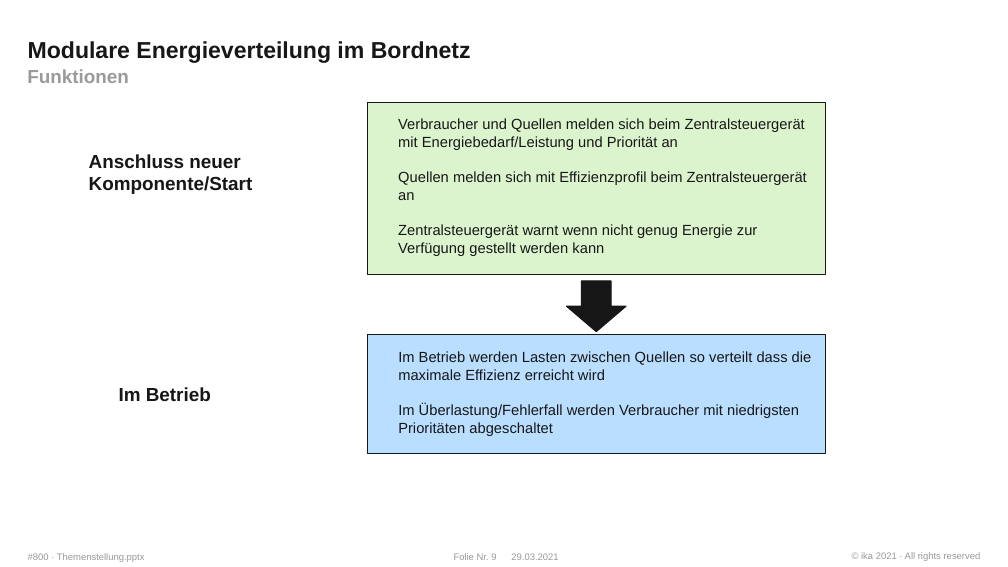
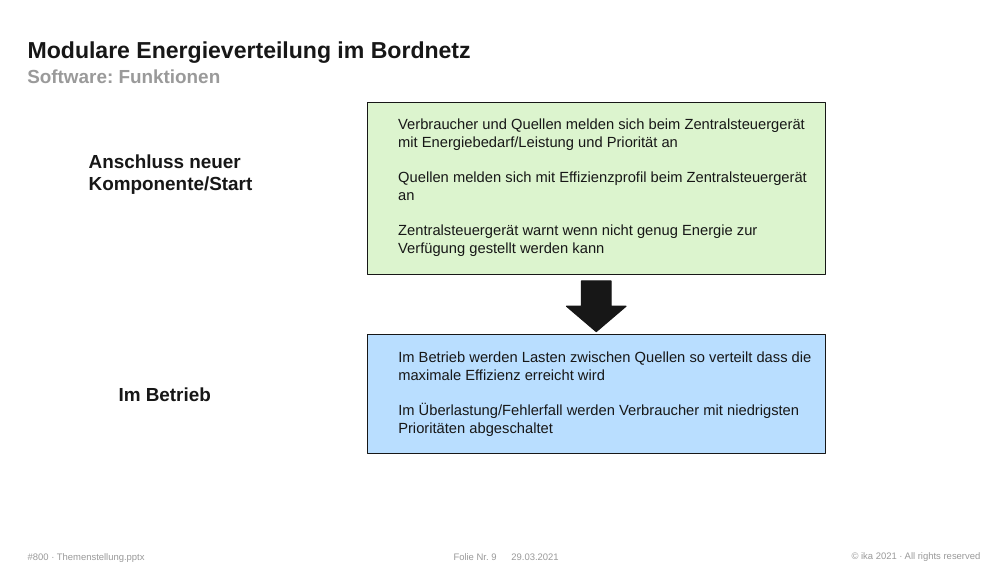
Before and after one commit to WhR4Ven/Diss_Dokument, a slide deck: slide 9 of Themenstellung.pptx. Drawn at 1008x567 pixels with LibreOffice and Linux fonts; fonts in the diff are those of the drawing; background and template pictures are left out. Boxes give left, top, right and bottom in pixels: in the first picture for what was removed or moved away, otherwise in the second. Text is boxed around its words. In the diff, an @@ line names an element or a change of style, - is before the commit and + after.

```diff
--- a/Themenstellung.pptx
+++ b/Themenstellung.pptx
@@ text at (27, 69, 221, 83): text changed @@
-Funktionen
+Software: Funktionen
```
Also in this commit, not shown: 4 other slides changed, 1 slide added.
